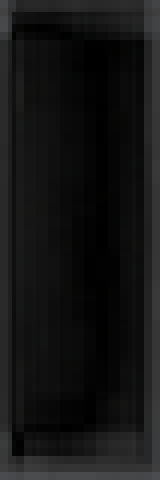
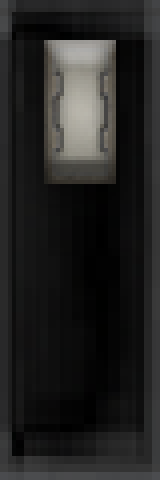
Layers edited between the first and the second 160 x 480 image:
added layer "Layer 1" above "Gradient Fill 2" over [44, 40, 116, 184]
